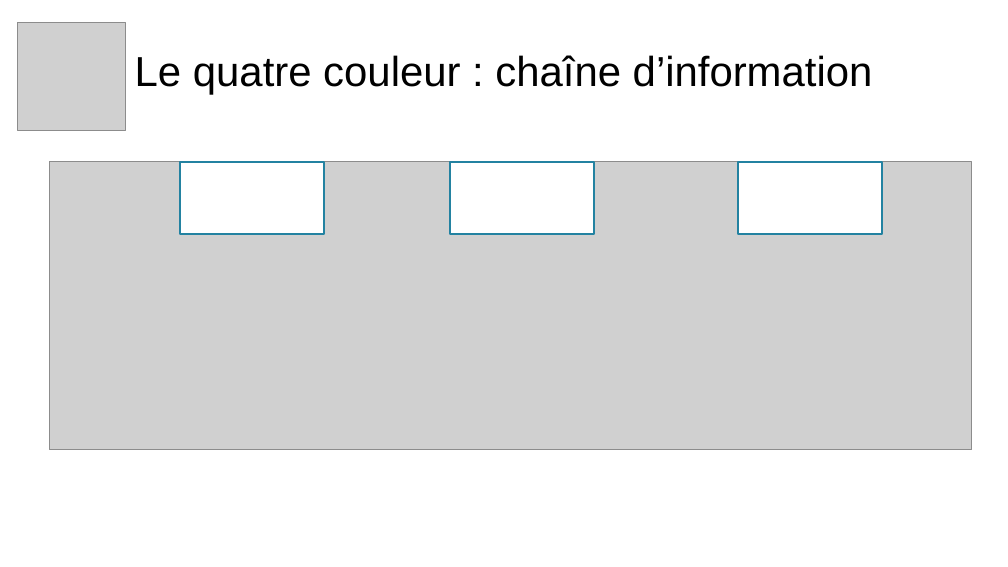
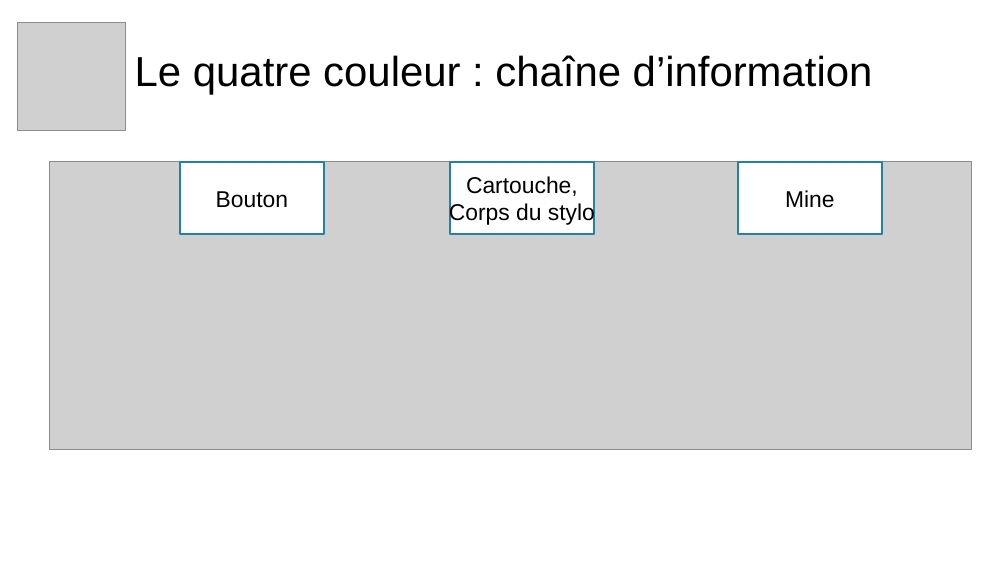
Before and after one commit to Merliin42/Cours-Techno, a slide deck: slide 7 of Introduction/Correction Activité.odp. Drawn at 1008x567 pixels with LibreOffice and Linux fonts; fonts in the diff are those of the drawing; grey boxes stand for pictures; background and template pictures are left out. Boxes give left, top, right and bottom in pixels: in the first picture for what was removed or moved away, otherwise in the second. Text is boxed around its words. In the diff, an @@ line names an element or a change of style, - is before the commit and + after.

```diff
--- a/Introduction/Correction Activité.odp
+++ b/Introduction/Correction Activité.odp
@@ text in rectangle at (449,176,595,226): text added @@
+Cartouche,
+Corps du stylo
@@ text in rectangle at (216,191,288,208): text added @@
+Bouton
@@ text in rectangle at (785,190,835,208): text added @@
+Mine
```
Also in this commit, not shown: 19 other slides changed, 4 other files.
